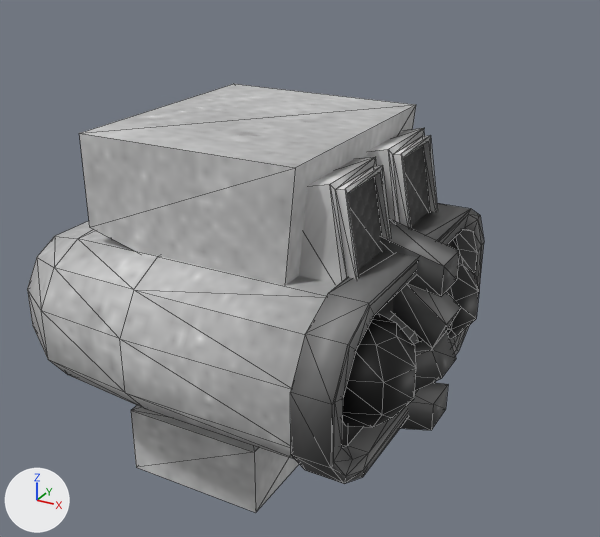
An edit to the glTF model src/Refactoring/world/avatar/avatar.glb, drawn before and after from the same camera.
Before and after are seen from a 50 mm camera at (1.073, -1.75, 0.988) aimed at (0.125, -0.025, 0.125). Lighting does not change. The marker at lower left points along +X, +Y and +Z. The first picture is the older version. Mesh edges are drawn as thin lines.

The first picture shows 'body', 'hand', 'hand_closed', 'head'.
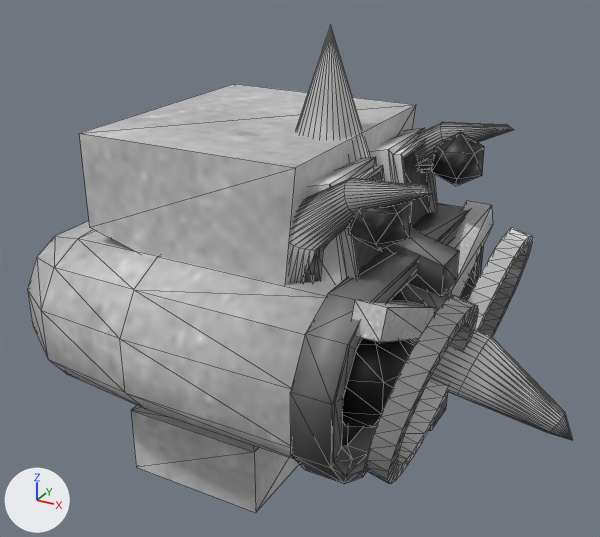
Commit message: Avatar corrections

Pixel boxes [x1, y1, x2, y2] of what changed, in the pictures (600 x 537 px):
'head_face_4', added
    after: [366, 228, 533, 483]
'head_top_5', added
    after: [290, 122, 514, 282]
'head_face_3', added
    after: [411, 329, 573, 440]
'head_face_5', added
    after: [351, 201, 493, 342]
'head_top_2', added
    after: [302, 132, 484, 283]
'head_top_3', added
    after: [296, 25, 370, 164]
'hand_closed', unchanged, covered by the edit
    before: [393, 283, 461, 390]
    after: [393, 283, 451, 314]

The change, as a list of edits to the scene's bpy script:
```text
Add mat_robot_002:
    mat_robot_002 = principled_material('Robot.002')
    mat_robot_002.texture = img_texture
Add me_cube_014:
    me_cube_014.from_pydata(...)  # 258 vertices, 448 faces; spans x 0.111..0.561, y -0.309..0.317, z 0.154..0.484
    me_cube_014.materials.append(mat_robot_001)  # picture img_texture
Add me_cube_001_1:
    me_cube_001_1.from_pydata(...)  # 16 vertices, 24 faces; spans x 0.435..0.506, y -0.386..0.375, z 0.052..0.248
    me_cube_001_1.materials.append(mat_robot_002)  # picture img_texture
Add me_cube_013:
    me_cube_013.from_pydata(...)  # 256 vertices, 516 faces; spans x 0.476..0.63, y -0.452..0.451, z -0.211..0.222
    me_cube_013.materials.append(mat_robot_002)  # picture img_texture
Add me_cube_012:
    me_cube_012.from_pydata(...)  # 97 vertices, 160 faces; spans x 0.195..0.848, y -0.116..0.107, z -0.173..0.162
    me_cube_012.materials.append(mat_robot_001)  # picture img_texture
Add me_cube_007:
    me_cube_007.from_pydata(...)  # a 32-sided cone pointing to +z spanning x 0.025..0.358, y -0.171..0.162, z 0.227..0.736
    me_cube_007.materials.append(mat_robot)
Add me_cube_006:
    me_cube_006.from_pydata(...)  # 96 vertices, 176 faces; spans x 0.245..0.503, y -0.313..0.303, z 0.217..0.462
    me_cube_006.materials.append(mat_robot)
Add ob_head_top_5:
    ob_head_top_5 = bpy.data.objects.new('head_top_5', me_cube_014)
    ob_head_top_5.location = (0.0, 0.0, 0.0)
Add ob_head_face_5:
    ob_head_face_5 = bpy.data.objects.new('head_face_5', me_cube_001_1)
    ob_head_face_5.location = (0.0, 0.0, 0.0)
Add ob_head_face_4:
    ob_head_face_4 = bpy.data.objects.new('head_face_4', me_cube_013)
    ob_head_face_4.location = (0.0, 0.0, 0.0)
Add ob_head_face_3:
    ob_head_face_3 = bpy.data.objects.new('head_face_3', me_cube_012)
    ob_head_face_3.location = (0.0, 0.0, 0.0)
Add ob_head_top_3:
    ob_head_top_3 = bpy.data.objects.new('head_top_3', me_cube_007)
    ob_head_top_3.location = (0.0, 0.0, 0.0)
Add ob_head_top_2:
    ob_head_top_2 = bpy.data.objects.new('head_top_2', me_cube_006)
    ob_head_top_2.location = (0.0, 0.0, 0.0)
```
